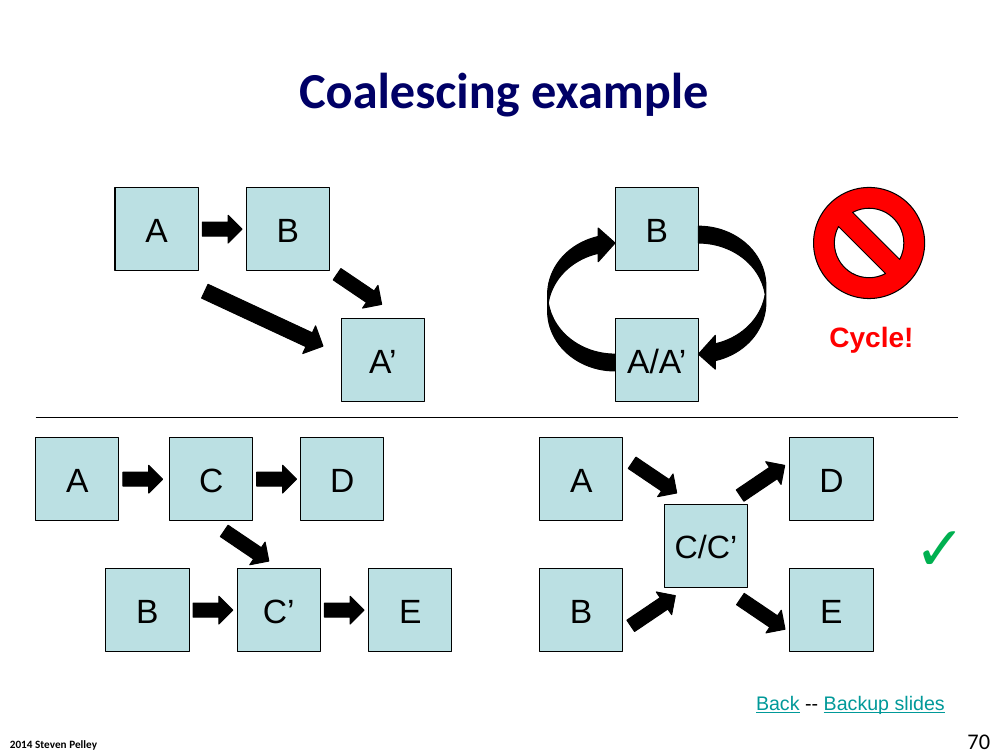
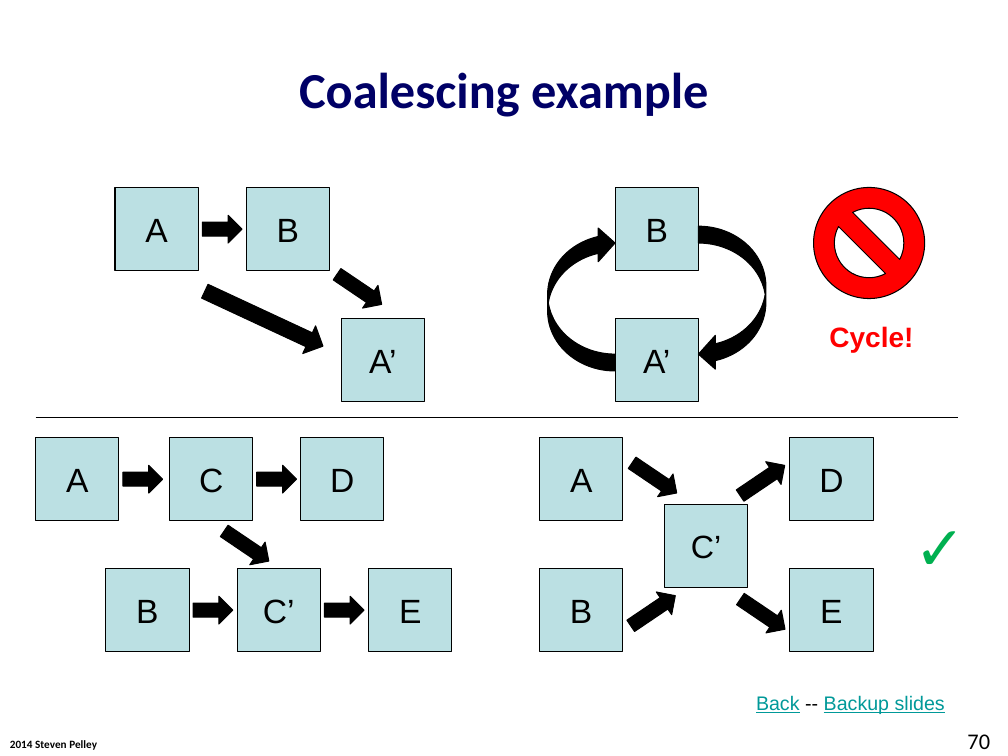
Before and after one commit to Abulila/dissertation, a slide deck: slide 70 of proposal/defense.pptx. Drawn at 1008x756 pixels with LibreOffice and Linux fonts; fonts in the diff are those of the drawing; background and template pictures are left out. Boxes give left, top, right and bottom in pixels: in the first picture for what was removed or moved away, otherwise in the second. Text is boxed around its words. In the diff, an @@ line names an element or a change of style, - is before the commit and + after.

```diff
--- a/proposal/defense.pptx
+++ b/proposal/defense.pptx
@@ text in rectangle at bbox=[643, 350, 670, 373]: text changed @@
-A/A’
+A’
@@ text in rectangle at bbox=[691, 535, 721, 559]: text changed @@
-C/C’
+C’
```
Also in this commit, not shown: 5 other slides changed, 1 slide added, 1 slide removed.
